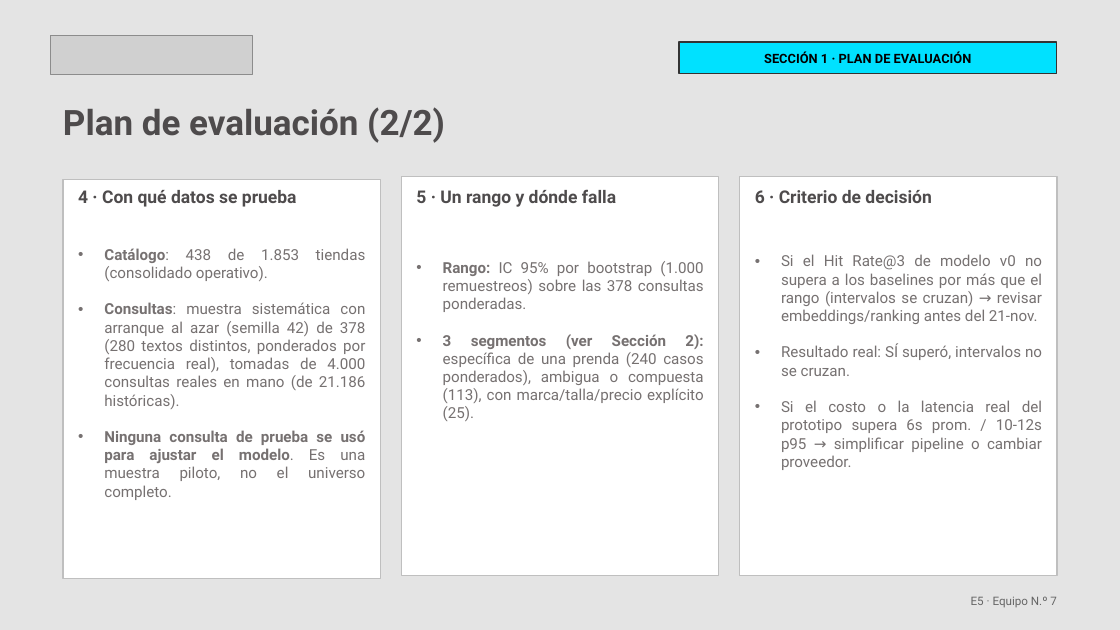
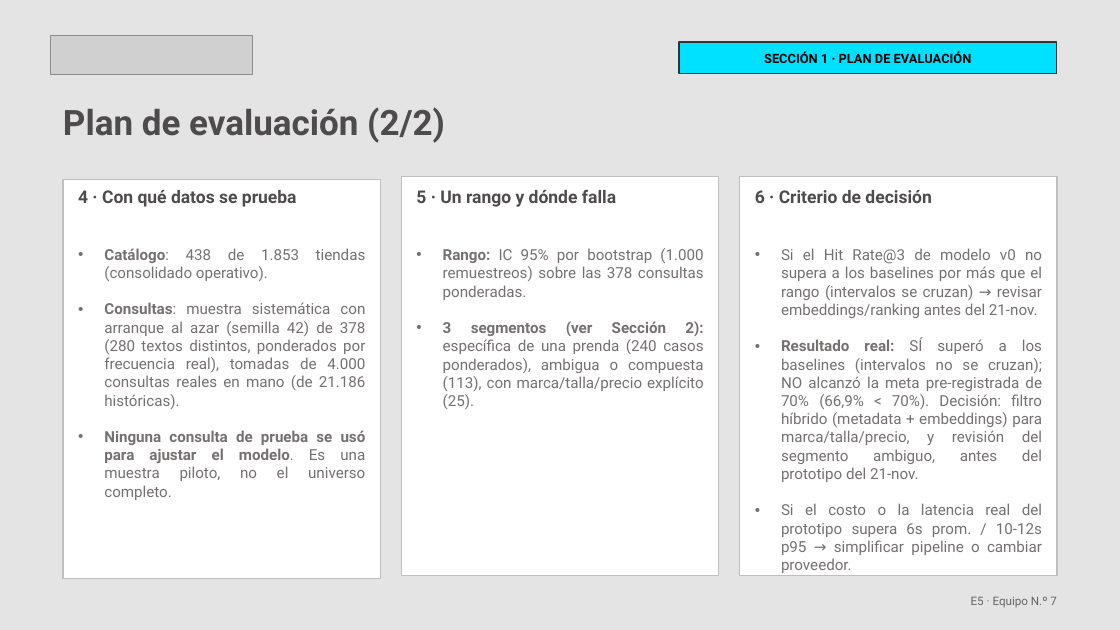
Before and after one commit to chris2009/portal-gamarrino-AI, a slide deck: slide 4 of E5_Equipo7_Portal_Gamarrino.pptx. Drawn at 1120x630 pixels with LibreOffice and Linux fonts; fonts in the diff are those of the drawing; grey boxes stand for pictures. Boxes give left, top, right and bottom in pixels: in the first picture for what was removed or moved away, otherwise in the second. Text is boxed around its words. In the diff, an @@ line names an element or a change of style, - is before the commit and + after.

Commit message:
Corregir E5 segun feedback del asesor: acuerdo vs kappa, meta 70%, segmentos y riesgos
Separa acuerdo bruto de kappa de Cohen (se confirmaron 3 casos donde el
resumen llamaba "acuerdo" a lo que en realidad era kappa, incluyendo uno
reconstruido y validado cruzando ground_truth_361_FINAL.xlsx contra
desacuerdos_jhomar_vs_hugo.xlsx: coincide exacto, 48/48 filas). Aclara
que el modelo v0 supero los baselines pero no alcanzo la meta
pre-registrada de 70% (66,9%). Agrega IC95% y n sin ponderar a la tabla
de segmentos. Corrige el umbral de kappa del riesgo 1 (0.70 -> 0.80,
igual al de la rubrica), pone fecha a los riesgos 2 y 3, y define que el
agente rechaza consultas de replica (antes solo una regla de evaluacion).

```diff
--- a/E5_Equipo7_Portal_Gamarrino.pptx
+++ b/E5_Equipo7_Portal_Gamarrino.pptx
@@ text "Rango: IC 95% por bootstrap ...": place and size @@
-text "Rango: IC 95% por bootstrap ..." at bbox=[443, 261, 704, 421]
+text "Rango: IC 95% por bootstrap ..." at bbox=[443, 248, 704, 409]
@@ text at bbox=[781, 338, 1042, 482]: text changed @@
-• Resultado real: SÍ superó, intervalos no se cruzan.
+• Resultado real: SÍ superó a los baselines (intervalos no se cruzan); NO alcanzó la meta pre-registrada de 70% (66,9% < 70%). Decisión: filtro híbrido (metadata + embeddings) para marca/talla/precio, y revisión del segmento ambiguo, antes del prototipo del 21-nov.
```
Also in this commit, not shown: 4 other slides changed, 4 other files.
